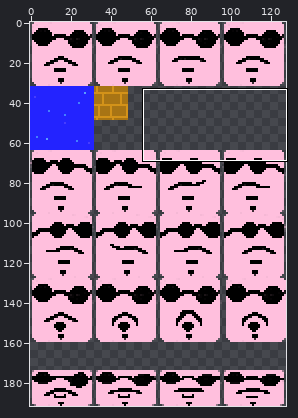
A sprite sheet gets an edit: images/spritesheet.png. Above: a wide view before the commit, with the close-up outlined.
Close-up. First the earlier version:
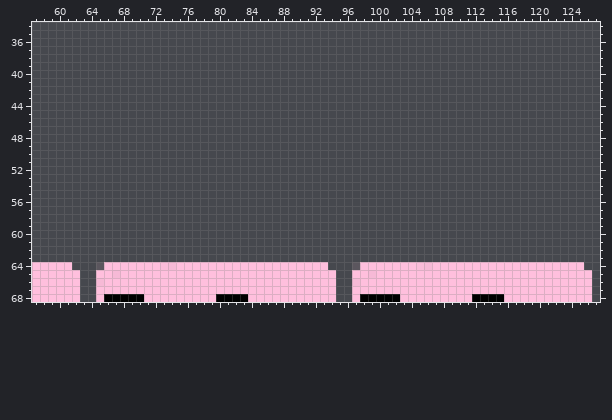
The file is 128x192 pixels. Pixels under 10% opacity are left out. Colours within 5 levels of each other are drawn and written as one. Shown: x 57..127, y 34..68.
And afterwards:
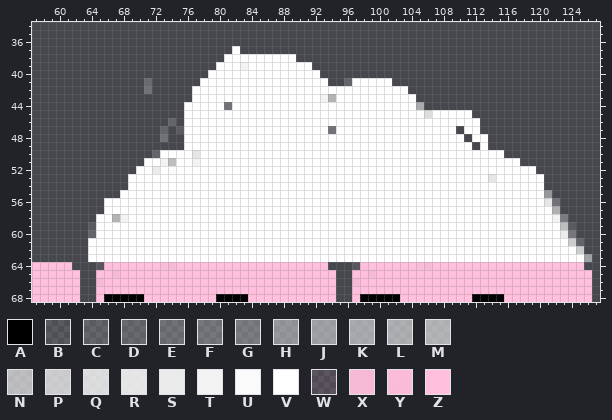
Palette (. is transparent): A #000000  B #ffffff1a  C #ffffff28  D #ffffff30  E #ffffff3a  F #ffffff42  G #ffffff49  H #ffffff6e  J #ffffff7c  K #ffffff89  L #ffffff8f  M #ffffff96  N #ffffffa4  P #ffffffb9  Q #ffffffcf  R #ffffffdc  S #ffffffe3  T #ffffffee  U #fffffff9  V #ffffff  W #ffbfdd1d  X #ffbfddf2  Y #ffbfddf8  Z #ffbfdd
The edit:
y 37: x 82 . -> V
y 38: x 81..89 ......... -> VVVVVVVVV
y 39: x 80..91 ............ -> VVVTVVVVVVVV
y 40: x 79..92 .............. -> VVVVVVVVVVVVVV
y 41: x 71 . -> D; x 78..93 ................ -> VVVVVVVVVVVVVVVV; x 96..101 ...... -> CVVVVV
y 42: x 71 . -> E; x 77..103 ........................... -> VVVVVVVVVVVVVVVVVVVVVVVVVVV
y 43: x 77..104 ............................ -> VVVVVVVVVVVVVVVVTMVVVVVVVVVV
y 44: x 76..105 .............................. -> VVVVVEVVVVVVVVVVVVVVVVVVVVVVVK
y 45: x 76..111 .................................... -> VVVVVVVVVVVVVVVVVVVVVVVVVVVVVVQVVVVV
y 46: x 74 . -> C; x 76..112 ..................................... -> VVVVVVVVVVVVVVVVVVVVVVVVVVVVVVVVVVVVV
y 47: x 73 . -> C; x 75..109 ................................... -> BVVVVVVVVVVVVVVVVVVEVVVVVVVVVVVVVVV; x 111..112 .. -> VV
y 48: x 73 . -> E; x 76..110 ................................... -> VVVVVVVVVVVVVVVVVVVVVVVVVVVVVVVVVVV; x 112..113 .. -> VV
y 49: x 76..111 .................................... -> VVVVVVVVVVVVVVVVVVVVVVVVVVVVVVVVVVVV; x 113 . -> V
y 50: x 72..115 ............................................ -> CVVVVRVVVVVVVVVVVVVVVVVVVVVVVVVVVVVVVVVVVVVV
y 51: x 71..117 ............................................... -> VVTNVVTVVVVVVVVVVVVVVVVVVVVVVVVVVVVVVVVVVVVVVVV
y 52: x 70..119 .................................................. -> VVSVUVVVVVVVVVVVVVVVVVVVVVVVVVVVVVVVVVVVVVVVVVVVVV
y 53: x 69..120 .................................................... -> VVVVVVVVVVVVVVVVVVVVVVVVVVVVVVVVVVVVVVVVVVVVVRVVVVVV
y 54: x 69..120 .................................................... -> VVVVVVVVVVVVVVVVVVVVVVVVVVVVVVVVVVVVVVVVVVVVVVVVVVVV
y 55: x 68..121 ...................................................... -> VVVVVVVVVVVVVVVVVVVVVVVVVVVVVVVVVVVVVVVVVVVVVVVVVVVVVH
y 56: x 66..122 ......................................................... -> VVVVVVVVVVVVVVVVVVVVVVVVVVVVVVVVVVVVVVVVVVVVVVVVVVVVVVVRE
y 57: x 66..122 ......................................................... -> VVVVVVVVVVVVVVVVVVVVVVVVVVVVVVVVVVVVVVVVVVVVVVVVVVVVVVVVL
y 58: x 65..123 ........................................................... -> VVMTVVVVVVVVVVVVVVVVVVVVVVVVVVVVVVVVVVVVVVVVVVVVVVVVVVVVVTG
y 59: x 64..124 ............................................................. -> BVVVVVVVVVVVVVVVVVVVVVVVVVVVVVVVVVVVVVVVVVVVVVVVVVVVVVVVVVVNB
y 60: x 64..124 ............................................................. -> CVVVVVVVVVVVVVVVVVVVVVVVVVVVVVVVVVVVVVVVVVVVVVVVVVVVVVVVVVVSF
y 61: x 64..125 .............................................................. -> VVVVVVVVVVVVVVVVVVVVVVVVVVVVVVVVVVVVVVVVVVVVVVVVVVVVVVVVVVVVPC
y 62: x 64..125 .............................................................. -> VVVVVVVVVVVVVVVVVVVVVVVVVVVVVVVVVVVVVVVVVVVVVVVVVVVVVVVVVVVVVP
y 63: x 64..126 ............................................................... -> VVVVVVVVVVVVVVVVVVVVVVVVVVVVVVVVVVVVVVVVVVVVVVVVVVVVVVVVVVVVVVJ
Where, in picture pixels (left, top, right, bottom), the same in both close-ups:
added: (88, 46, 592, 262)
